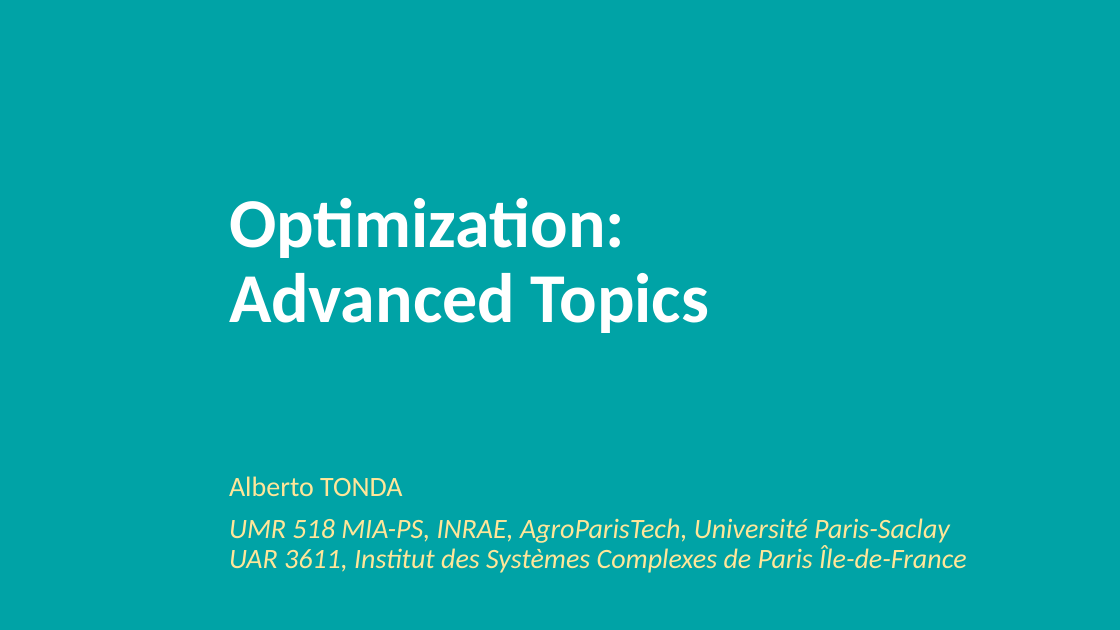
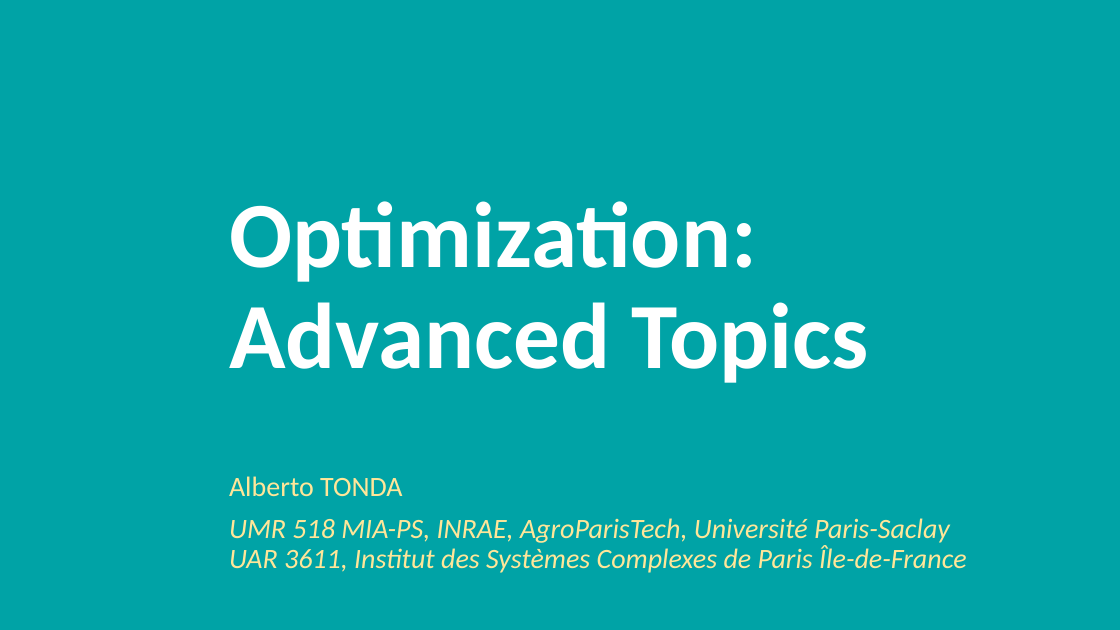
Before and after one commit to albertotonda/teaching, a slide deck: slide 1 of optimization-methods-for-artificial-intelligence/optimization-advanced.pptx. Drawn at 1120x630 pixels with LibreOffice and Linux fonts; fonts in the diff are those of the drawing; background and template pictures are left out. Boxes give left, top, right and bottom in pixels: in the first picture for what was removed or moved away, otherwise in the second. Text is boxed around its words. In the diff, an @@ line names an element or a change of style, - is before the commit and + after.

```diff
--- a/optimization-methods-for-artificial-intelligence/optimization-advanced.pptx
+++ b/optimization-methods-for-artificial-intelligence/optimization-advanced.pptx
@@ title "Optimization: Advanced Topics" at <box>229,201,868,383</box>: size 60 to 80 pt @@
```
Also in this commit, not shown: 2 other slides changed, 3 slides added, 14 other files.
